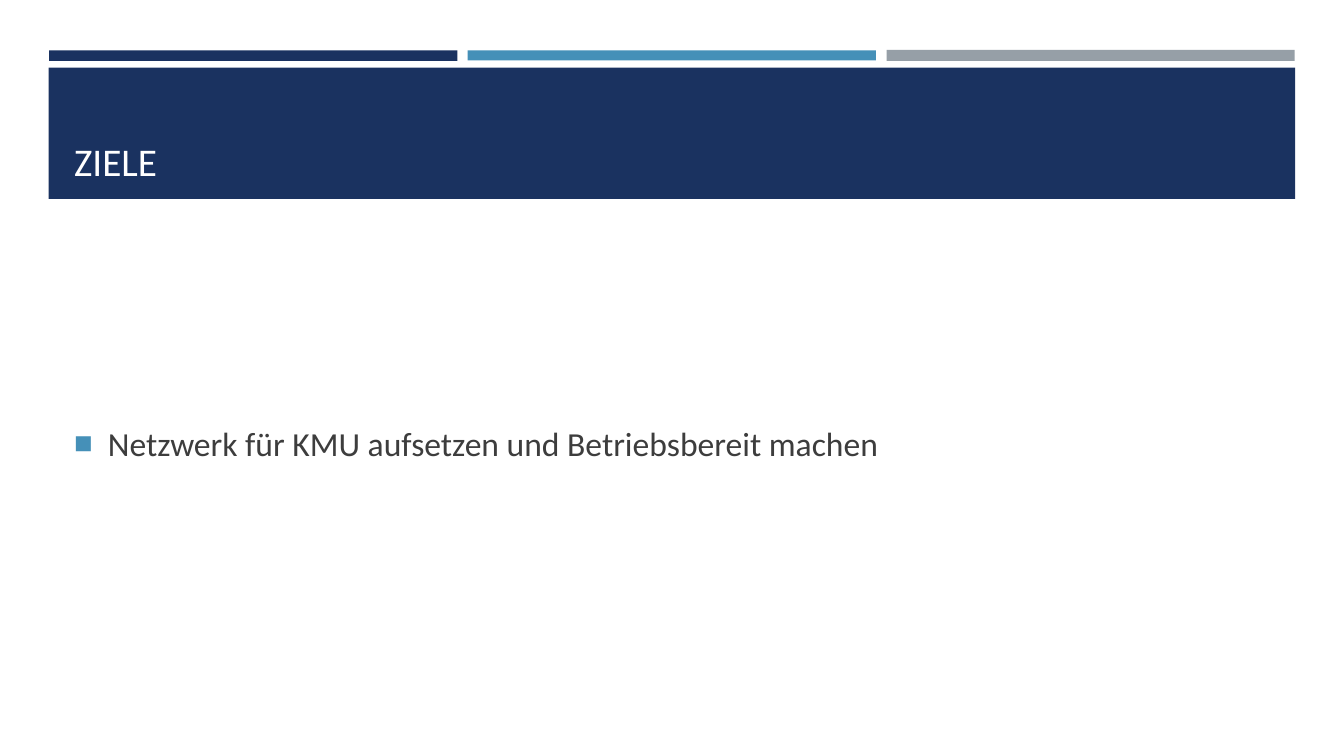
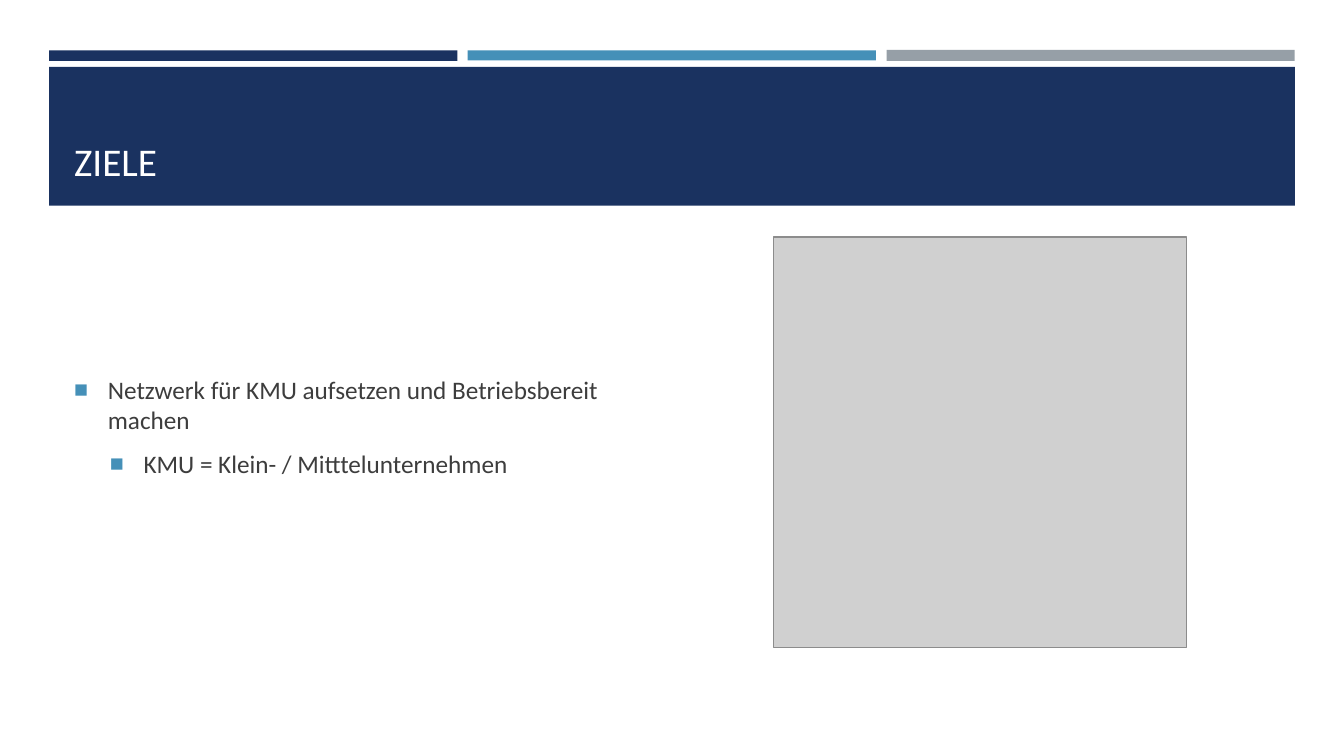
Before and after one commit to SenpaiFlo/Sportferienprojekt_001, a slide deck: slide 3 of 07_presentation/project_documentation.pptx. Drawn at 1344x756 pixels with LibreOffice and Linux fonts; fonts in the diff are those of the drawing; grey boxes stand for pictures. Boxes give left, top, right and bottom in pixels: in the first picture for what was removed or moved away, otherwise in the second. Text is boxed around its words. In the diff, an @@ line names an element or a change of style, - is before the commit and + after.

```diff
--- a/07_presentation/project_documentation.pptx
+++ b/07_presentation/project_documentation.pptx
@@ rectangle: place and size @@
-rectangle at [48,68,1296,199]
+rectangle at [49,67,1296,206]
@@ picture added at [773,237,1187,647] @@
@@ text at [108,381,597,429]: size 24 to 18 pt in "Netzwerk für KMU aufsetzen und Betriebsbereit machen"; less space between paragraphs @@
@@ text at [144,455,507,473]: paragraph added @@
+  ■ KMU = Klein- / Mitttelunternehmen
```
Also in this commit, not shown: 7 other slides changed, 1 slide added, 2 slides removed, 17 other files.
